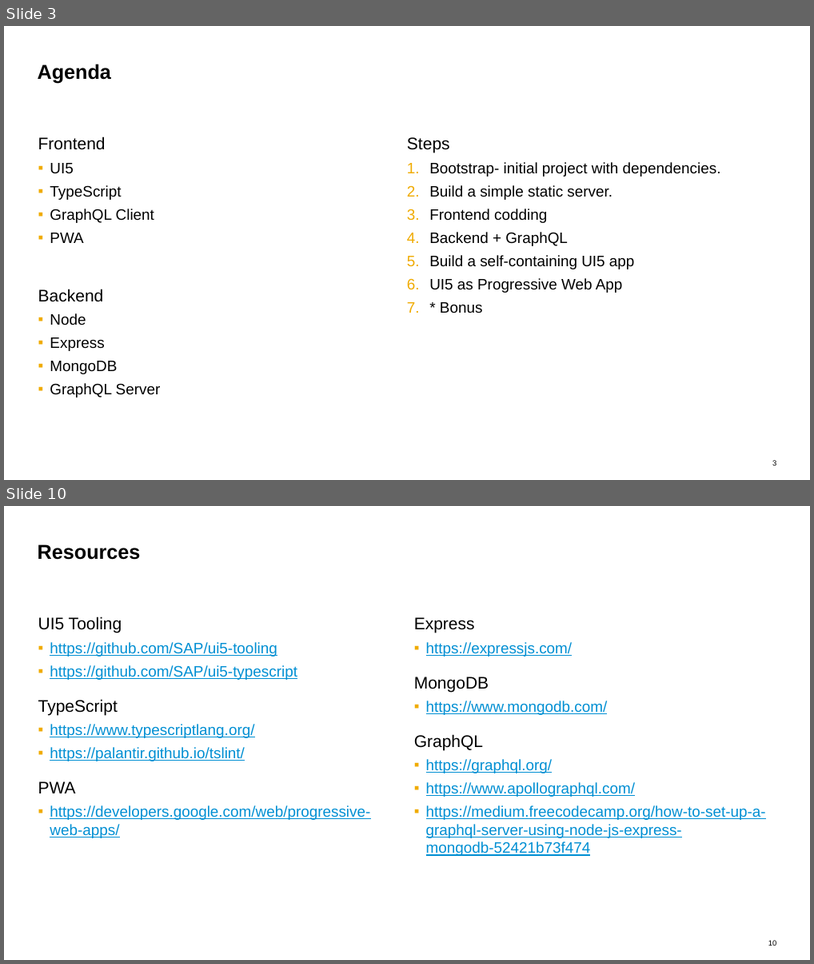
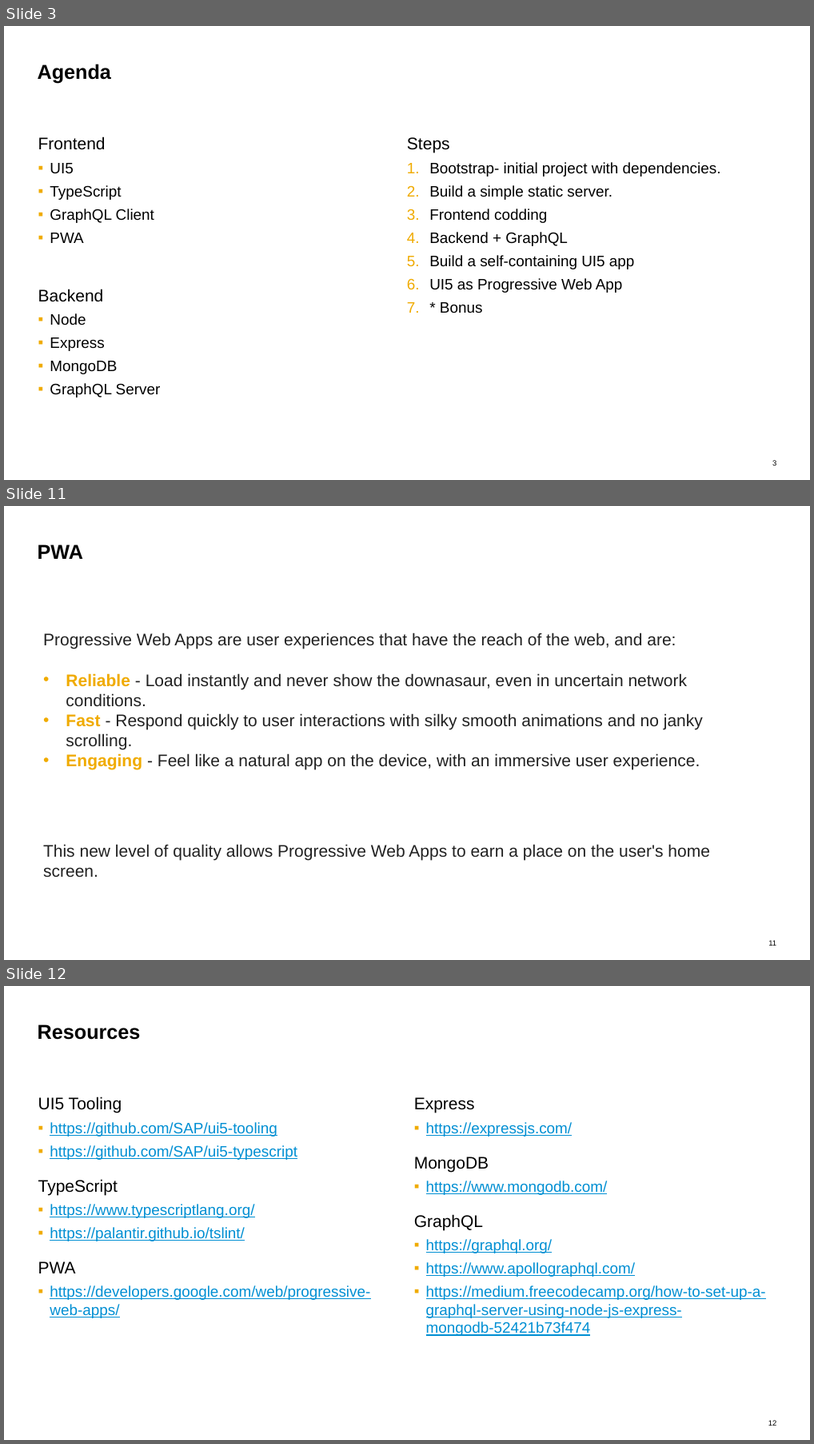
Before and after one commit to d3xter666/ui5con-2019-mean-stack-with-ui5, a slide deck: ui5con2019-mean-stack-ui5.pptx. Shown one above the other, each under a label of ours: slides 3 and 10 before the commit, slides 3, 11 and 12 after it; the slides between them are not shown. The pictures are 814x964 and 814x1444 pixels, drawn with LibreOffice and Linux fonts; fonts in the diff are those of the drawing. Boxes give left, top, right and bottom in pixels: in the first picture for what was removed or moved away, otherwise in the second. Text is boxed around its words. In the diff, an @@ line names an element or a change of style, - is before the commit and + after.

Commit message:
Update presentation

```diff
--- a/ui5con2019-mean-stack-ui5.pptx
+++ b/ui5con2019-mean-stack-ui5.pptx
@@ slide 11 added at [4, 506, 810, 960], background #FFFFFF; not listed: 1 template element that a slide beside it also shows @@
@@ title added at [38, 544, 83, 559], 24 pt, text #000000, bold @@
+PWA
@@ text added at [43, 632, 703, 770], 20 pt, text #212121 @@
+Progressive Web Apps are user experiences that have the reach of the web, and are:
+• Reliable - Load instantly and never show the downasaur, even in uncertain network conditions.
+• Fast - Respond quickly to user interactions with silky smooth animations and no janky scrolling.
+• Engaging - Feel like a natural app on the device, with an immersive user experience.
@@ text added at [43, 844, 710, 860], 20 pt, text #212121 @@
+This new level of quality allows Progressive Web Apps to earn a place on the user's home screen.
@@ what was slide 10 is now slide 12 @@
@@ page number at [769, 1420, 778, 1425]: text changed @@
-10
+12
```
Also in this commit, not shown: 6 slides changed, 2 other slides added, 1 slide removed.
